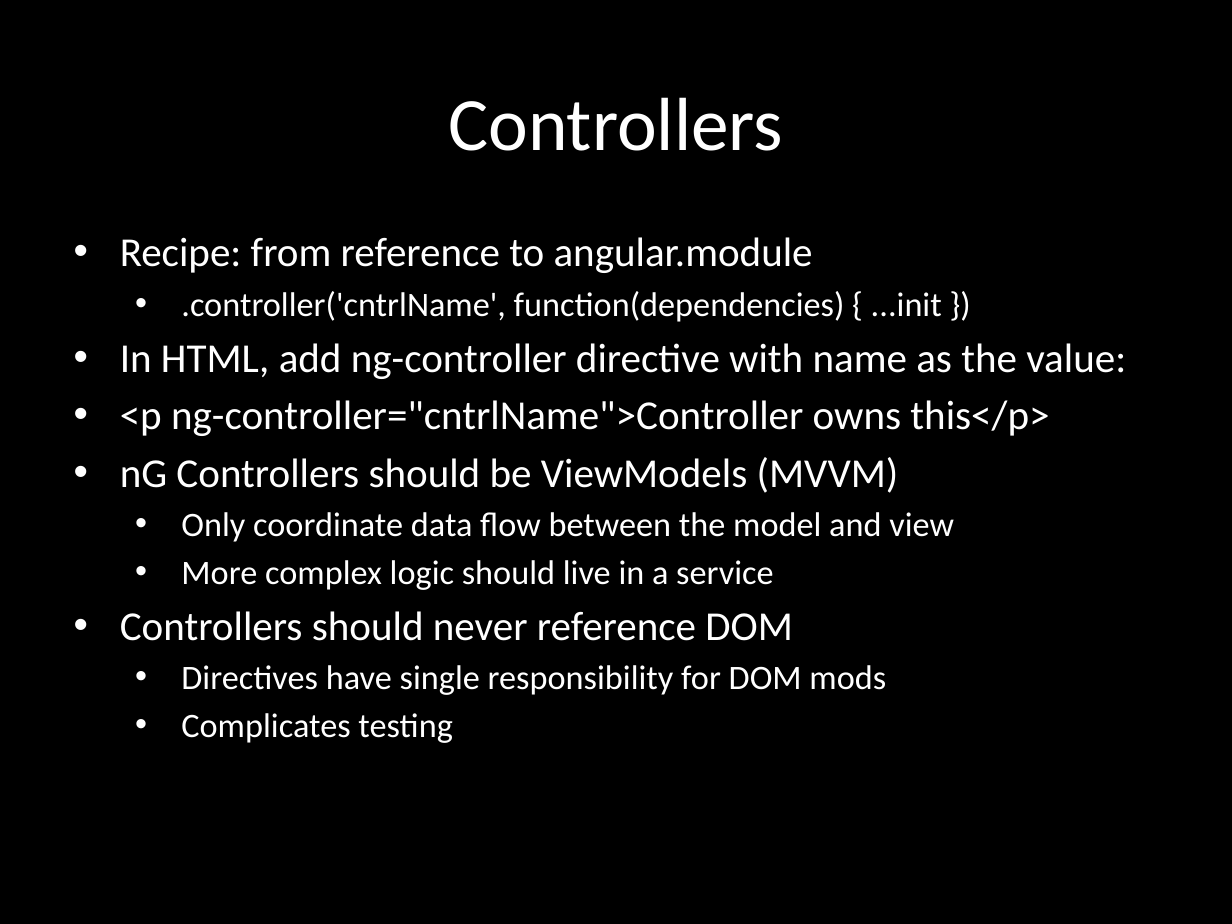
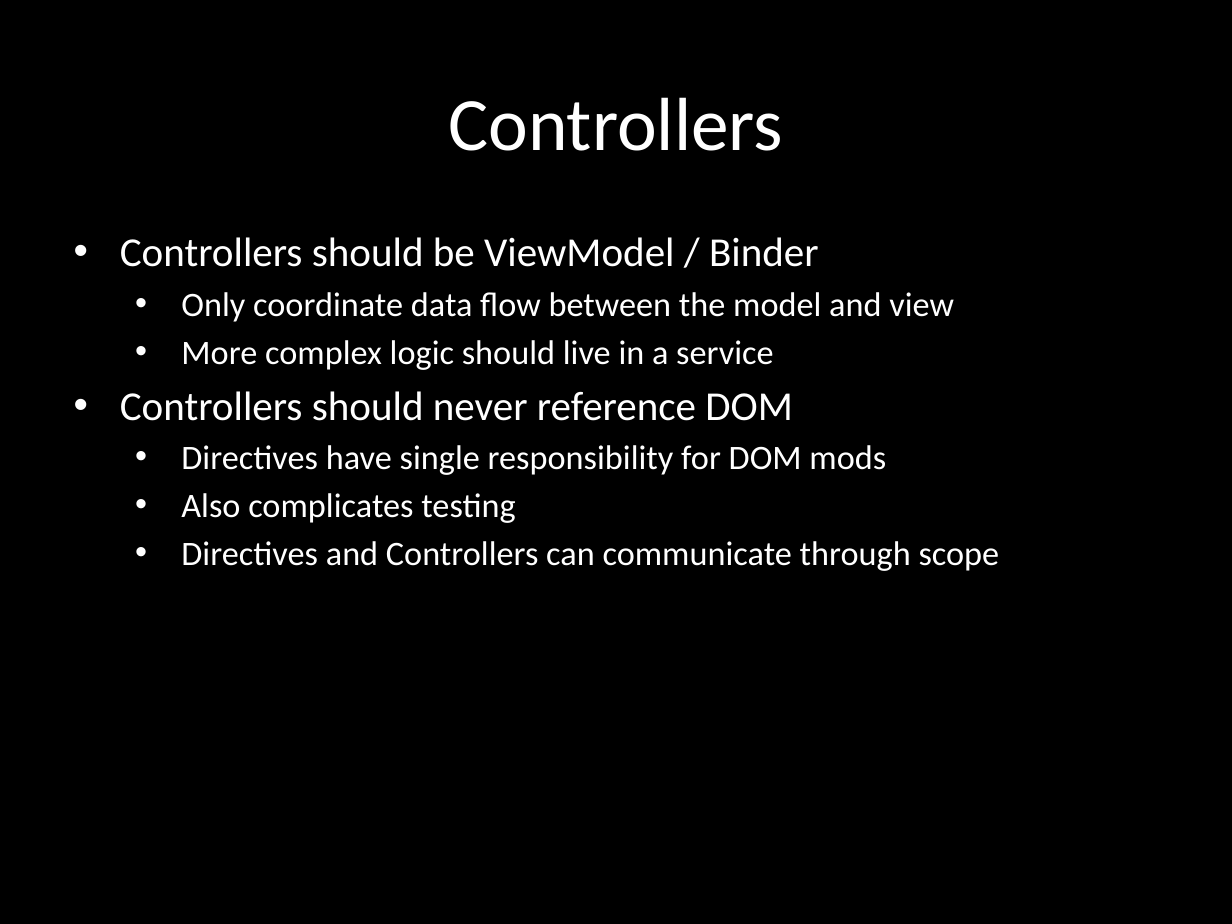
Before and after one commit to eliasjames/training-angular, a slide deck: slide 4 of slides/Angular Slides Day 2.pptx (slide 3 before the commit). Drawn at 1232x924 pixels with LibreOffice and Linux fonts; fonts in the diff are those of the drawing. Boxes give left, top, right and bottom in pixels: in the first picture for what was removed or moved away, otherwise in the second. Text is boxed around its words. In the diff, an @@ line names an element or a change of style, - is before the commit and + after.

```diff
--- a/slides/Angular Slides Day 2.pptx
+++ b/slides/Angular Slides Day 2.pptx
@@ subtitle at [120, 237, 819, 267]: text changed @@
-• Recipe: from reference to angular.module
-  • .controller('cntrlName', function(dependencies) { ...init })
-• In HTML, add ng-controller directive with name as the value:
-• <p ng-controller="cntrlName">Controller owns this</p>
-• nG Controllers should be ViewModels (MVVM)
+• Controllers should be ViewModel / Binder
@@ subtitle at [181, 493, 1000, 571]: text changed @@
-  • Complicates testing
+  • Also complicates testing
+  • Directives and Controllers can communicate through scope
```
Also in this commit, not shown: 8 other slides changed, 4 slides added, 1 slide removed, 1 other file.
